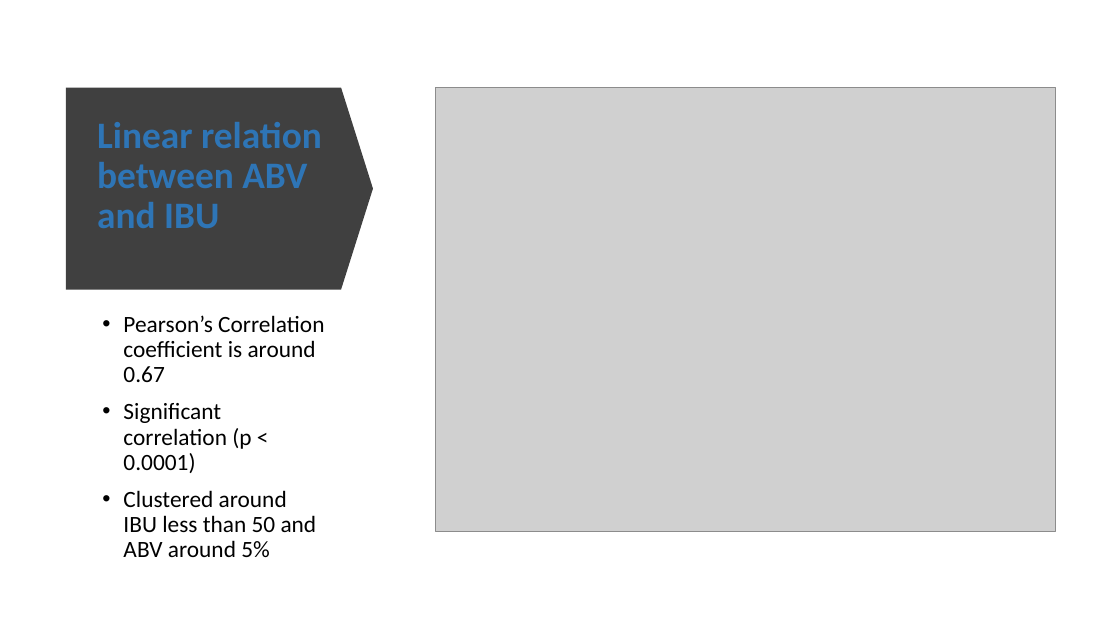
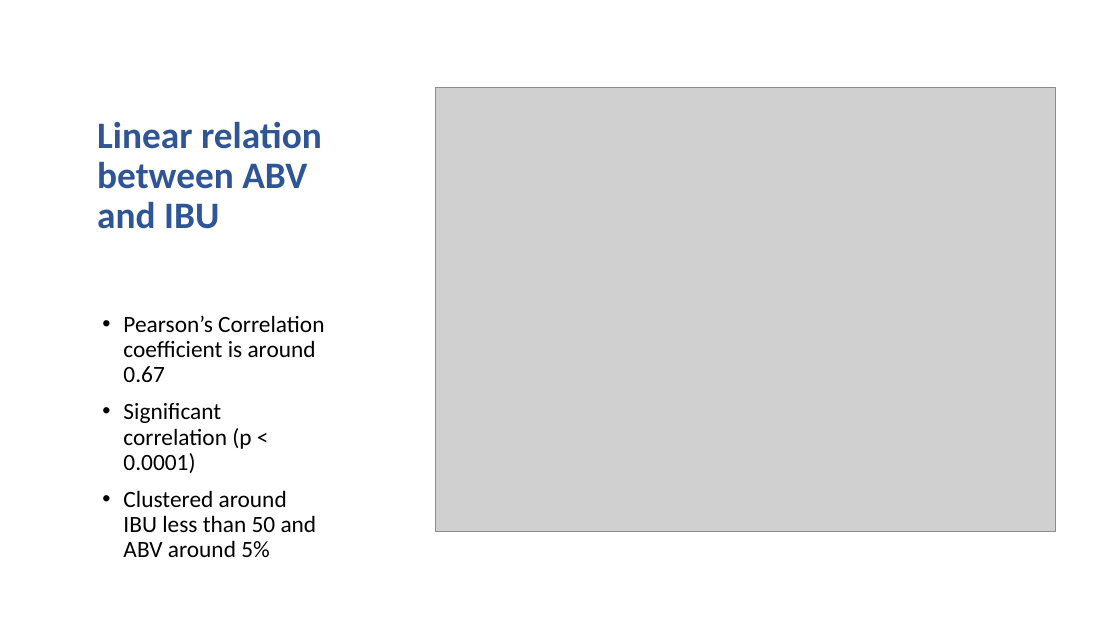
Before and after one commit to kmrollins/MSDS6306-CaseStudy1, a slide deck: slide 11 of PresentationSlides/CaseStudy1_Presentation_ARajan.pptx (slide 10 before the commit). Drawn at 1120x630 pixels with LibreOffice and Linux fonts; fonts in the diff are those of the drawing; grey boxes stand for pictures. Boxes give left, top, right and bottom in pixels: in the first picture for what was removed or moved away, otherwise in the second. Text is boxed around its words. In the diff, an @@ line names an element or a change of style, - is before the commit and + after.

```diff
--- a/PresentationSlides/CaseStudy1_Presentation_ARajan.pptx
+++ b/PresentationSlides/CaseStudy1_Presentation_ARajan.pptx
@@ down arrow removed at (66,88,373,290) @@
@@ title "Linear relation between ABV and ..." at (97,121,322,229): text colour #2E75B6 to #2F5597 @@
```
Also in this commit, not shown: 8 other slides changed, 1 slide added.
